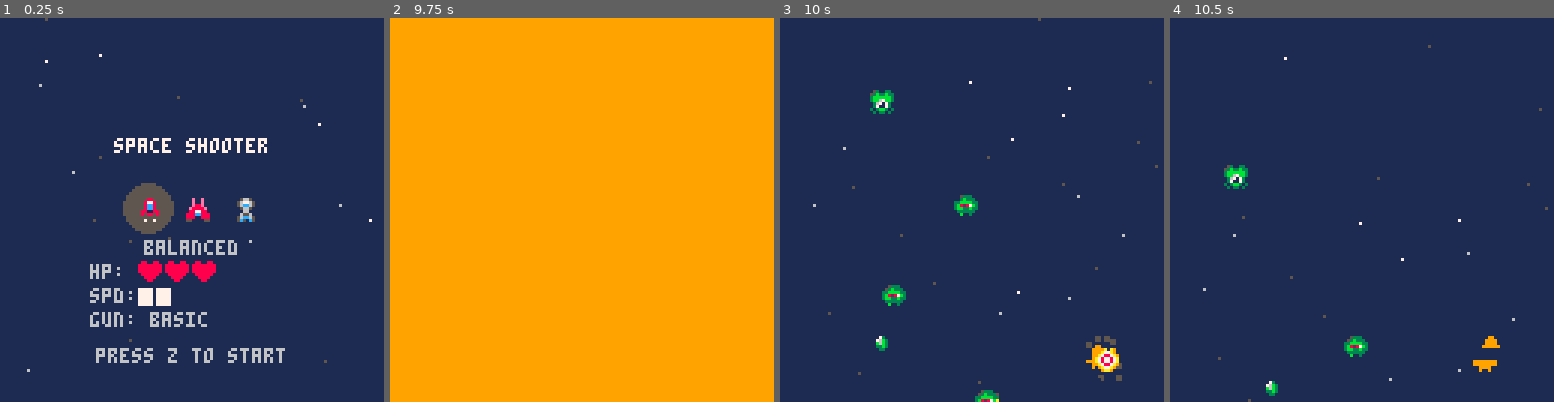
Above: before the commit, frames 1-4 (left to right).
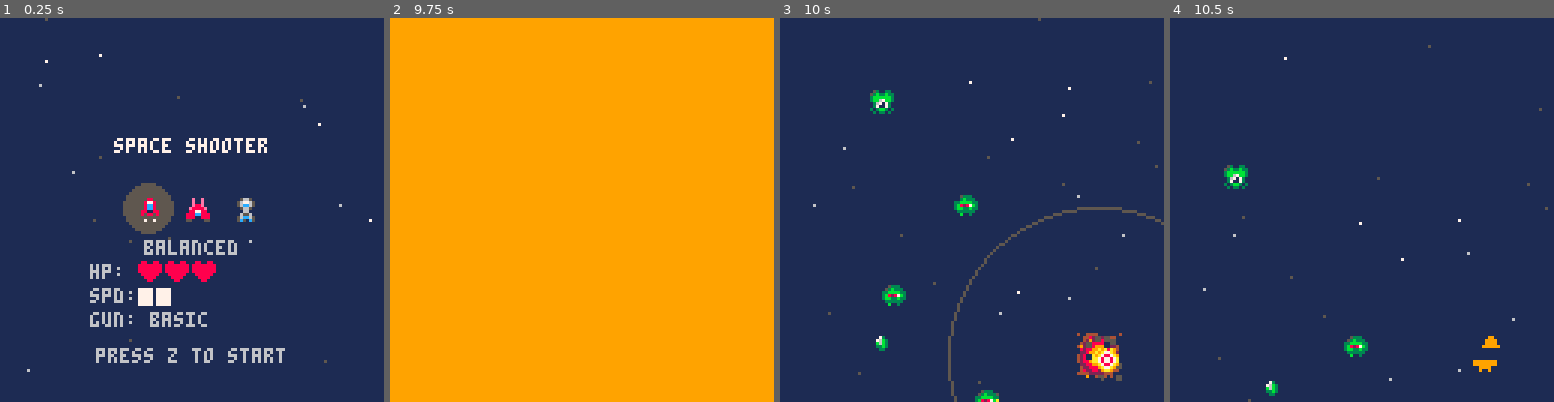
Above: after the commit, the same moments.

Repository: smithjustinn84-netizen/pico8-space-shooter
Game: PICO-8 cartridge space.p8
Two runs of this game, one before a commit and one after it. Both use one fixed random seed, a clock stepped at 60 frames per second and the inputs below.
Inputs:
- Up to frame 1 (0.25 s): no input
- Up to frame 2 (9.75 s): tap O (Z key) at 0.33, 0.7, 1.43, 2.22, 3.1, 3.98, 4.87, 5.75, 6.63, 7.52, 8.4, 9.28 s; tap X (X key) at 1.07, 2.07, 2.4, 2.73, 3.07, 3.4, 3.73, 4.07, 4.4, 4.73, 5.07, 5.4, 5.73, 6.07, 6.4, 6.73, 7.07, 7.4, 7.73, 8.07, 8.4, 8.73, 9.07, 9.4, 9.73 s; hold Left 1.97-2.37 s; hold Down 2.42-2.82 s; hold Right 2.87-3.53 s; hold Up 3.58-4.08 s; hold Right 4.13-4.53 s; hold Down 4.58-5.08 s; hold Left 5.13-5.8 s; hold Up 5.85-6.18 s; hold Left 6.23-6.63 s; hold Down 6.68-7.08 s; hold Right 7.13-7.8 s; hold Up 7.85-8.35 s; hold Right 8.4-8.8 s; hold Down 8.85-9.35 s; hold Left from 9.4 s (still down)
- Up to frame 3 (10 s): keep holding Left
- Up to frame 4 (10.5 s): release Left at 10.07 s; tap X (X key) at 10.07, 10.4 s; hold Up 10.12-10.45 s; tap O (Z key) at 10.17 s

Frames 1-2 are identical in both runs. In frame 3, 1.2% of the frame differs, in the area x 43-100%, y 49-100%; in frame 4, nothing differs.

Commit message:
tweak: refine player explosion timing and animation radius

Diff:
--- a/space.p8
+++ b/space.p8
@@ -927,20 +927,20 @@
 
 function make_player_explosion(cx, cy)
   local e = make_ent("explosion", cx, cy)
-  e.t = 24
+  e.t = 50
   e.move = function(self)
     self.t -= 1
     if self.t <= 0 then self.dead = true end
   end
   e.render = function(self)
-    if self.t > 6 then
+    if self.t > 20 then
       spr(S_EXPL_BIG, self.x - 8, self.y - 8, 2, 2)
     end
-    local r = flr((24 - self.t) * 3)
-    if self.t > 12 then
+    local r = flr((50 - self.t) * 2)
+    if self.t > 28 then
       circ(self.x, self.y, r, 10)
       circ(self.x, self.y, r + 3, 9)
-    elseif self.t > 4 then
+    elseif self.t > 8 then
       circ(self.x, self.y, r, 5)
     end
   end
